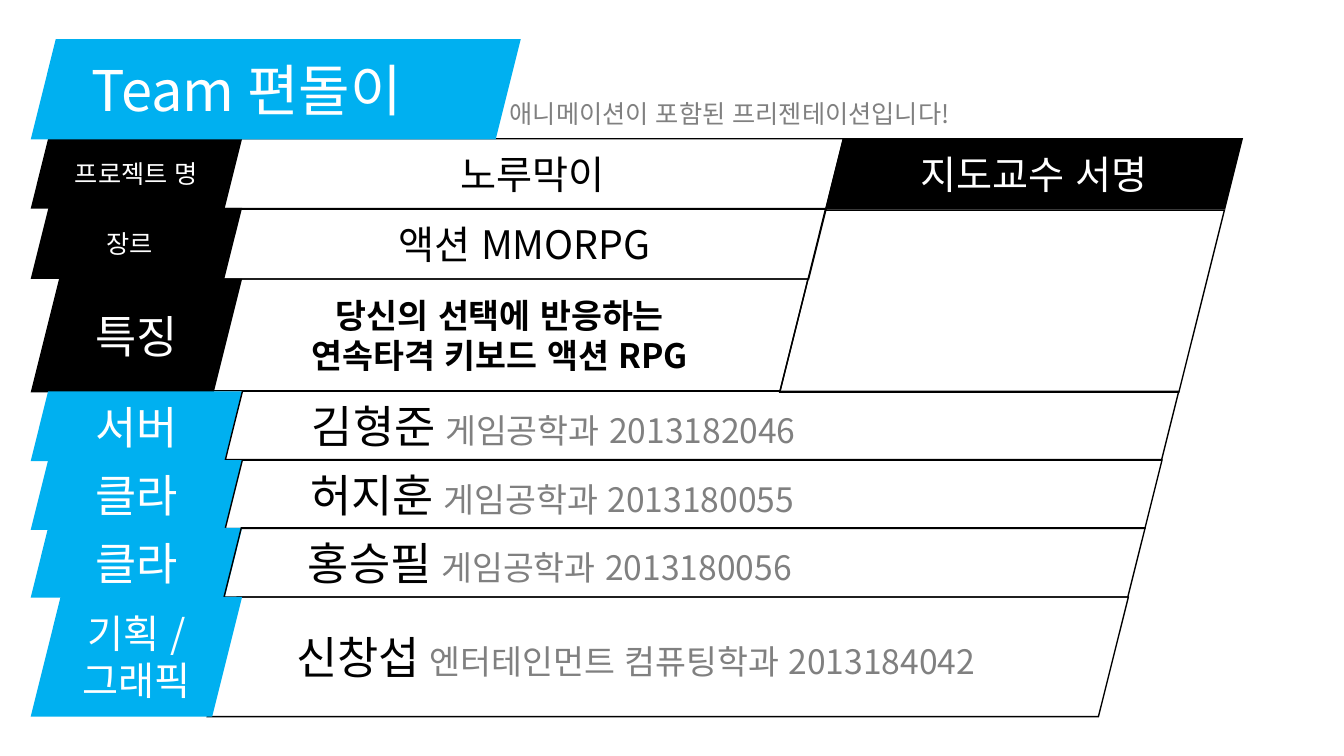
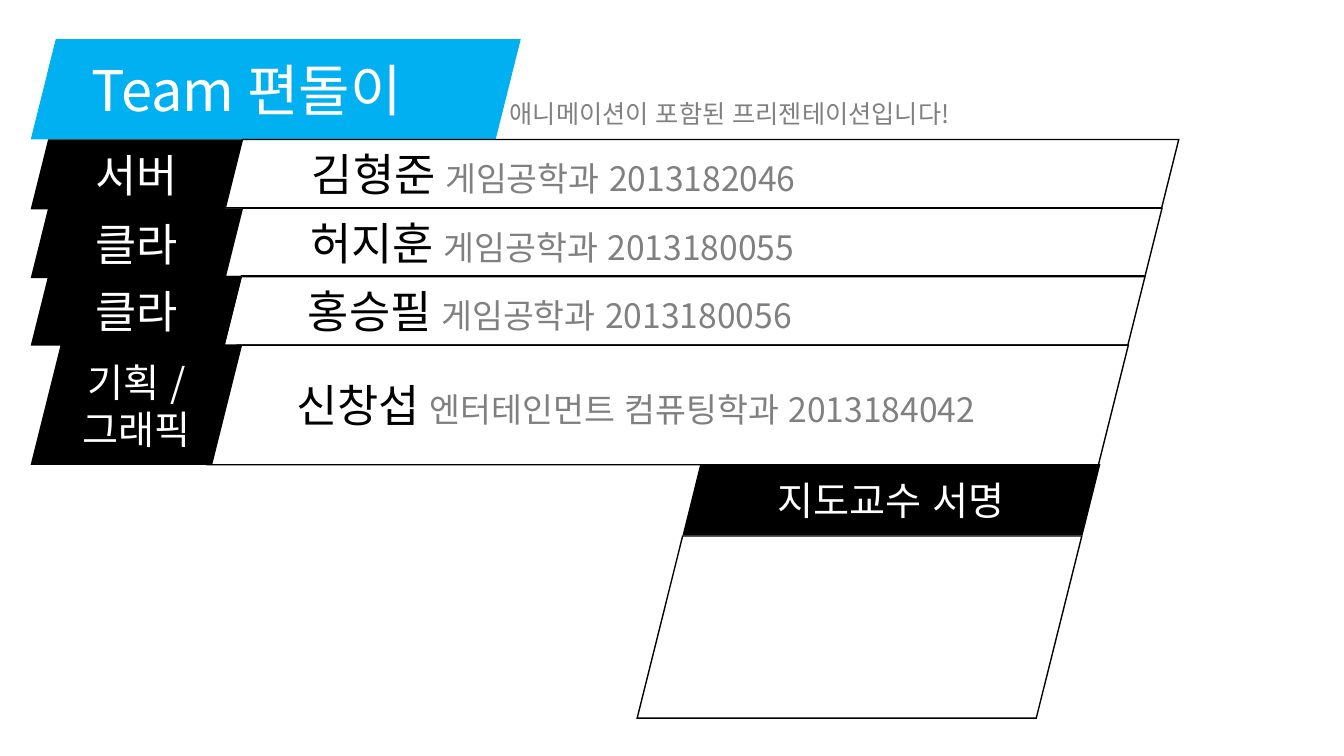
Before and after one commit to korleinster/gamebusdriver, a slide deck: slide 1 of documents/노루막이_김형준_신창섭_홍승필_허지훈.pptx. Drawn at 1344x756 pixels with LibreOffice and Linux fonts; fonts in the diff are those of the drawing; background and template pictures are left out. Boxes give left, top, right and bottom in pixels: in the first picture for what was removed or moved away, otherwise in the second. Text is boxed around its words. In the diff, an @@ line names an element or a change of style, - is before the commit and + after.

```diff
--- a/documents/노루막이_김형준_신창섭_홍승필_허지훈.pptx
+++ b/documents/노루막이_김형준_신창섭_홍승필_허지훈.pptx
@@ parallelogram removed at [30,139,242,209] @@
-프로젝트 명
@@ parallelogram removed at [223,139,844,209] @@
-노루막이
@@ parallelogram removed at [30,208,242,279] @@
-장르
@@ parallelogram removed at [223,210,827,279] @@
-액션 MMORPG
@@ parallelogram removed at [30,279,242,392] @@
-특징
@@ parallelogram removed at [192,279,808,391] @@
-당신의 선택에 반응하는
-연속타격 키보드 액션 RPG
@@ 8 parallelograms: place and size @@
-8 parallelograms at [30,391,1180,717]
+8 parallelograms at [30,139,1180,465]
@@ fill #00B0F0 to #000000 in 4 elements at [30,139,242,209], [30,209,242,278], [30,276,242,346], [30,345,242,465] @@
@@ parallelogram "지도교수 서명": place and size @@
-parallelogram "지도교수 서명" at [827,139,1243,209]
+parallelogram "지도교수 서명" at [684,465,1100,534]
@@ parallelogram: place and size @@
-parallelogram at [780,211,1225,393]
+parallelogram at [637,536,1082,719]
```
Also in this commit, not shown: 7 other slides changed, 4 slides added, 3 slides removed.
